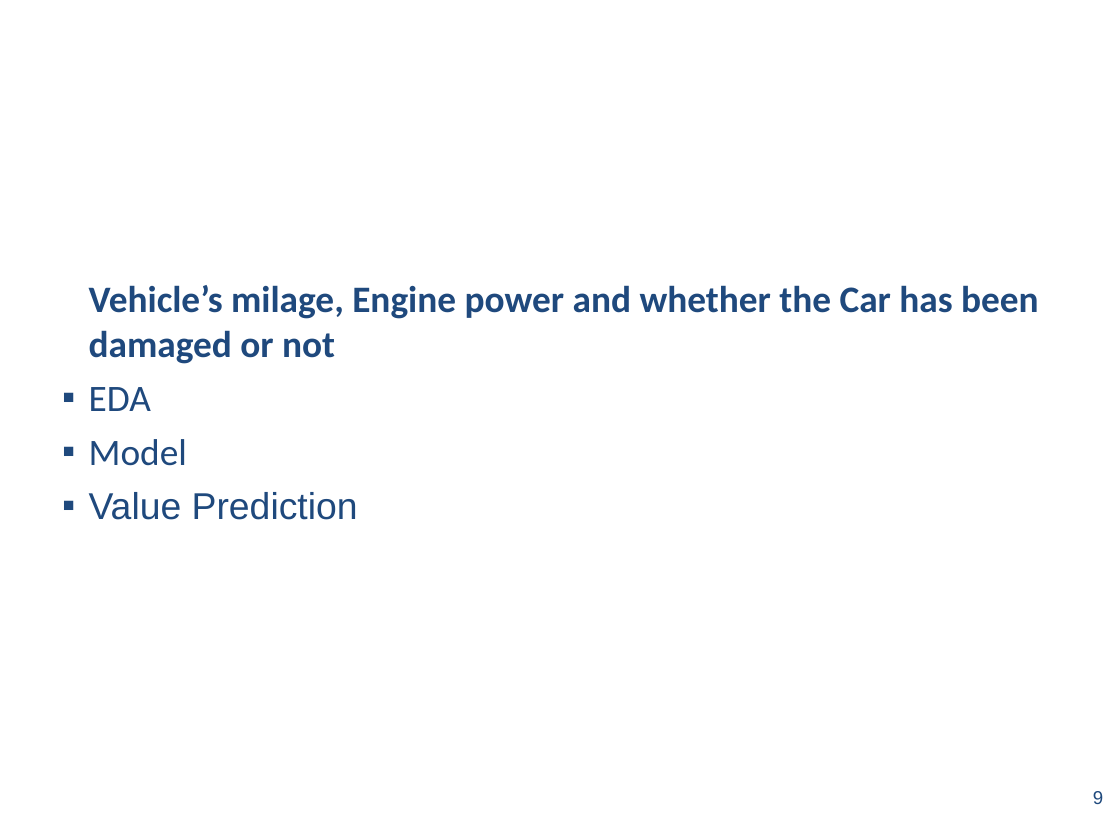
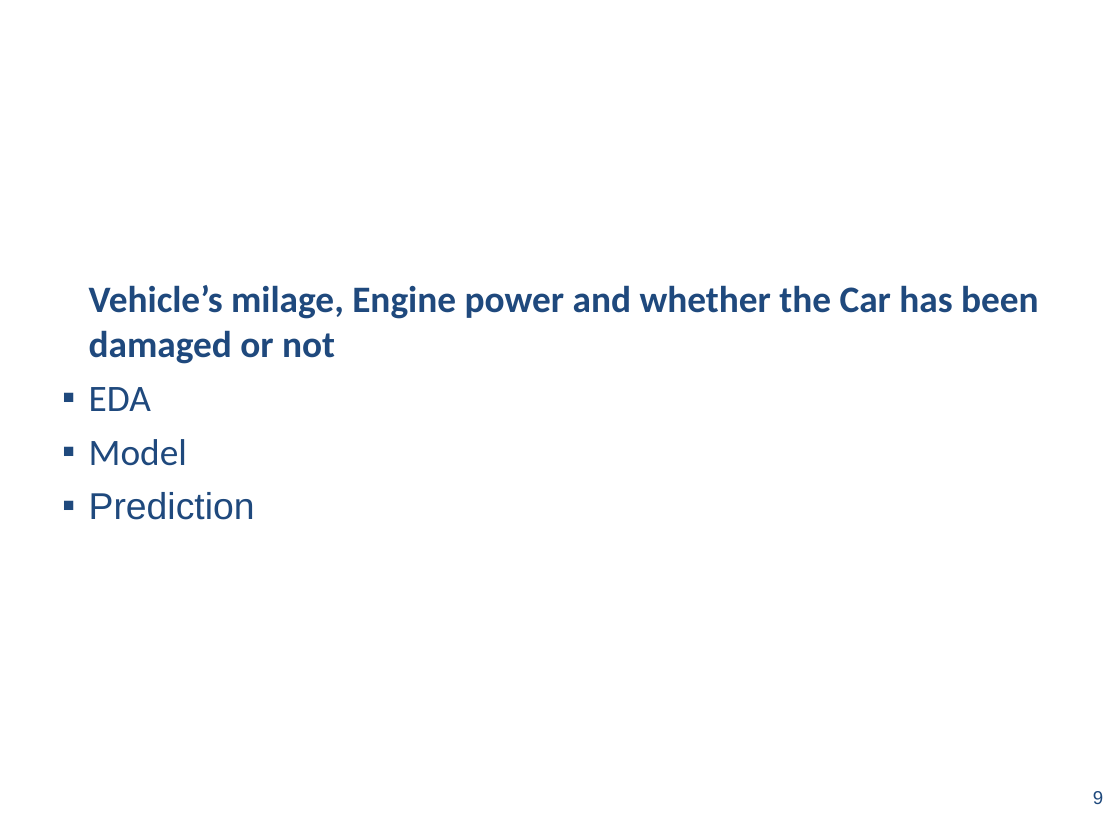
Before and after one commit to Zhuohan-Data/6103-Final-Project, a slide deck: slide 9 of slides/PPT.ppt. Drawn at 1120x840 pixels with LibreOffice and Linux fonts; fonts in the diff are those of the drawing; background and template pictures are left out. Boxes give left, top, right and bottom in pixels: in the first picture for what was removed or moved away, otherwise in the second. Text is boxed around its words. In the diff, an @@ line names an element or a change of style, - is before the commit and + after.

```diff
--- a/slides/PPT.ppt
+++ b/slides/PPT.ppt
@@ text at (x1=89, y1=492, x2=255, y2=520): text changed @@
-    ▪ Value Prediction
+    ▪ Prediction
```
Also in this commit, not shown: 3 other slides changed, 1 slide removed.
